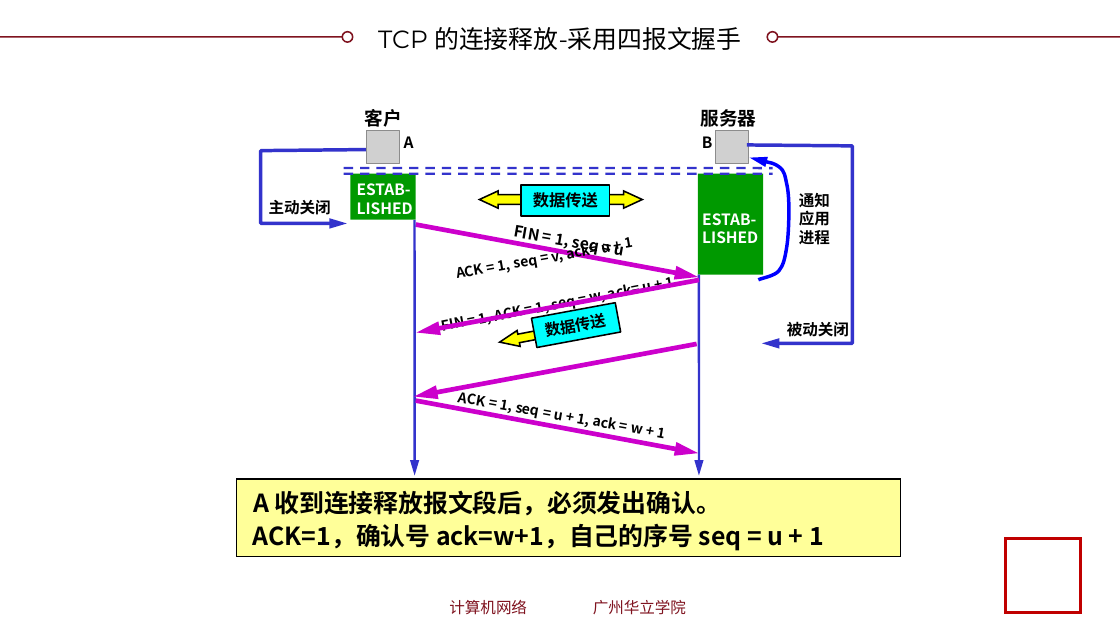
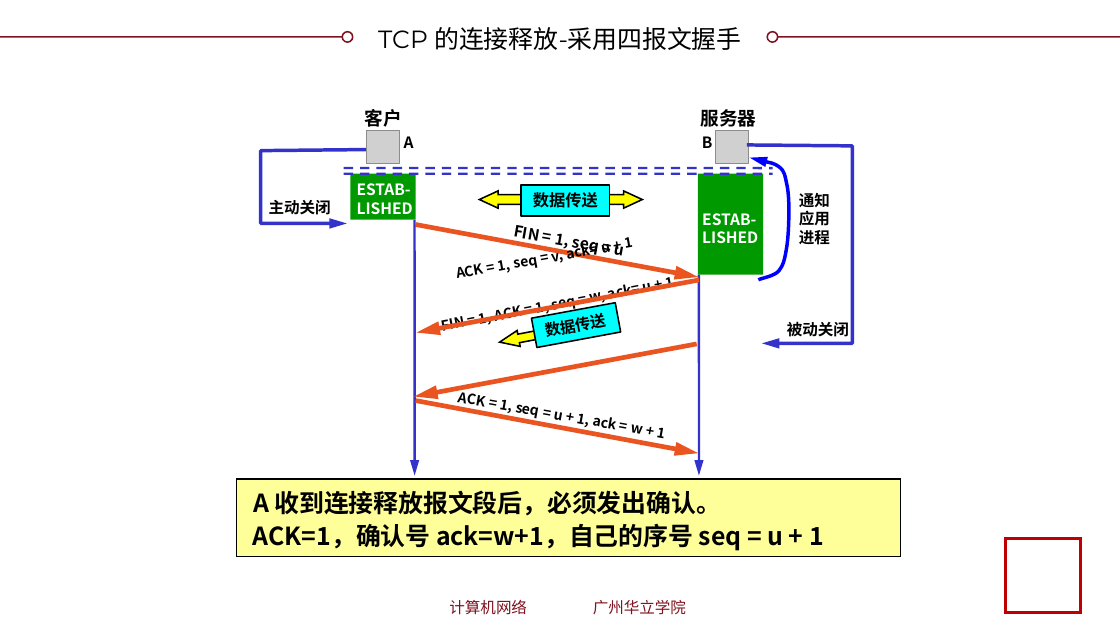
Before and after one commit to glplaman/glplaman.github.io, a slide deck: slide 210 of network/ppt/chap5.pptx (slide 211 before the commit). Drawn at 1120x630 pixels with LibreOffice and Linux fonts; fonts in the diff are those of the drawing; grey boxes stand for pictures; background and template pictures are left out. Boxes give left, top, right and bottom in pixels: in the first picture for what was removed or moved away, otherwise in the second. Text is boxed around its words. In the diff, an @@ line names an element or a change of style, - is before the commit and + after.

```diff
--- a/network/ppt/chap5.pptx
+++ b/network/ppt/chap5.pptx
@@ arrow (416, 224) - (698, 277): stroke #CC00CC 3 pt to #E95420 3 pt @@
@@ arrow (699, 280) - (417, 333): stroke #CC00CC 3 pt to #E95420 3 pt @@
@@ arrow (697, 344) - (414, 396): stroke #CC00CC 3 pt to #E95420 3 pt @@
@@ arrow (416, 401) - (698, 454): stroke #CC00CC 3 pt to #E95420 3 pt @@
```
Also in this commit, not shown: 15 other slides changed, 1 slide removed, 3 other files.
